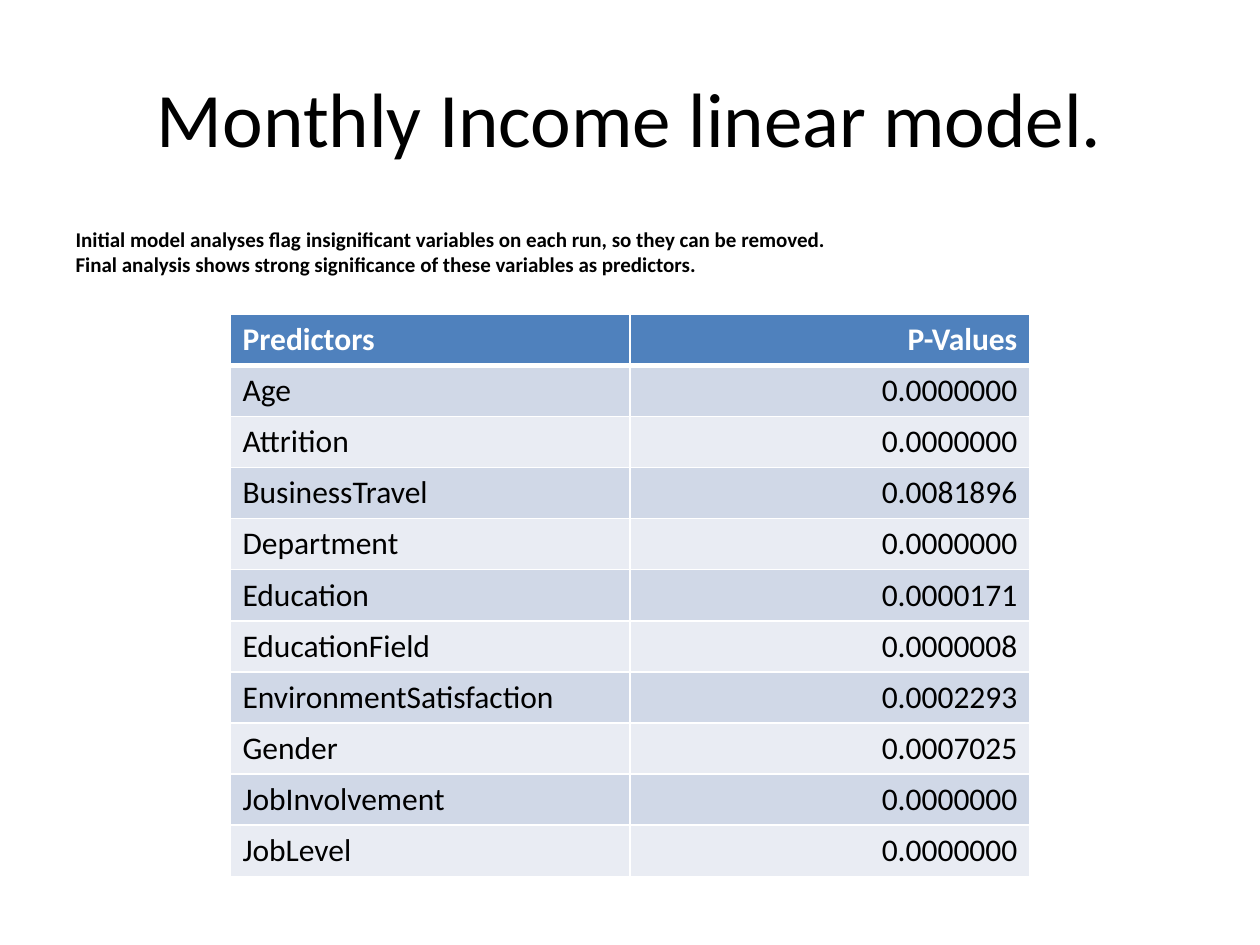
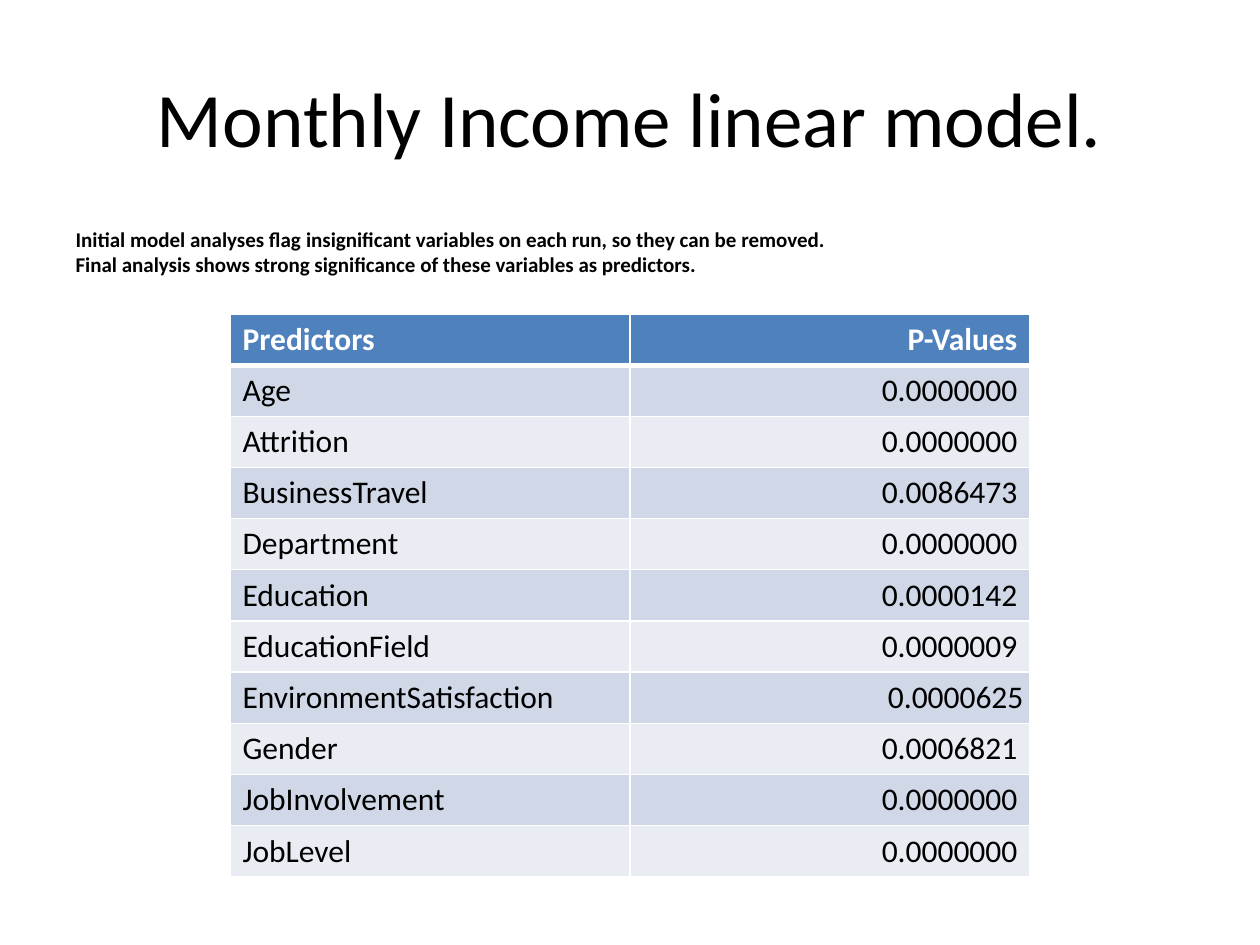
Before and after one commit to msherga/CaseStudy2DDS, a slide deck: slide 4 of Slides/casestudy2ppt.pptx (slide 9 before the commit). Drawn at 1260x945 pixels with LibreOffice and Linux fonts; fonts in the diff are those of the drawing. Boxes give left, top, right and bottom in pixels: in the first picture for what was removed or moved away, otherwise in the second. Text is boxed around its words. In the diff, an @@ line names an element or a change of style, - is before the commit and + after.

```diff
--- a/Slides/casestudy2ppt.pptx
+++ b/Slides/casestudy2ppt.pptx
@@ table at (x1=229, y1=314, x2=1028, y2=868) @@
-row 4, column 2: 0.0081896
+row 4, column 2: 0.0086473
-row 6, column 2: 0.0000171
+row 6, column 2: 0.0000142
-row 7, column 2: 0.0000008
+row 7, column 2: 0.0000009
-row 8, column 2: 0.0002293
+row 8, column 2: 0.0000625
-row 9, column 2: 0.0007025
+row 9, column 2: 0.0006821
```
Also in this commit, not shown: 6 other slides changed, 3 slides added, 6 slides removed, 14 other files.
